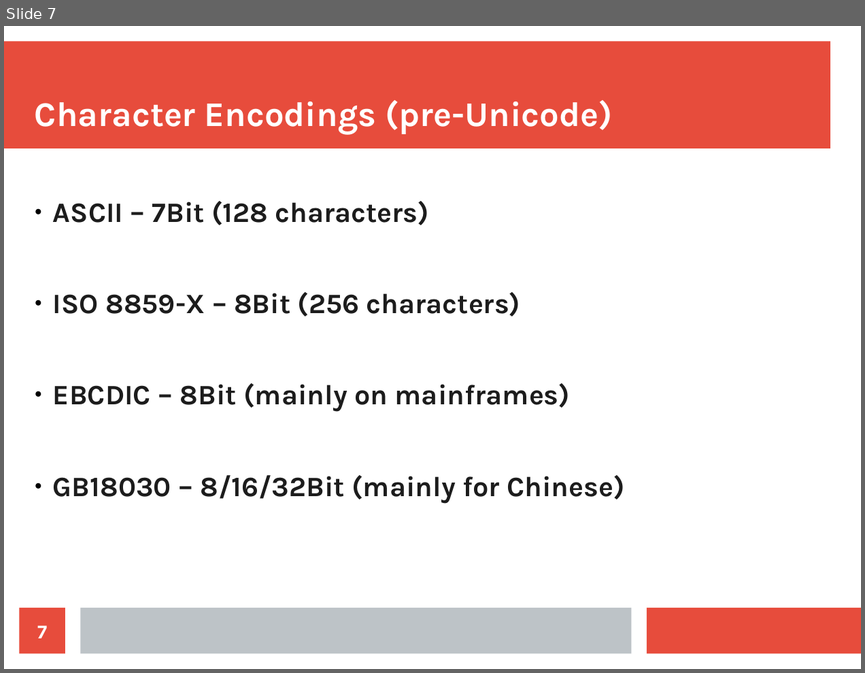
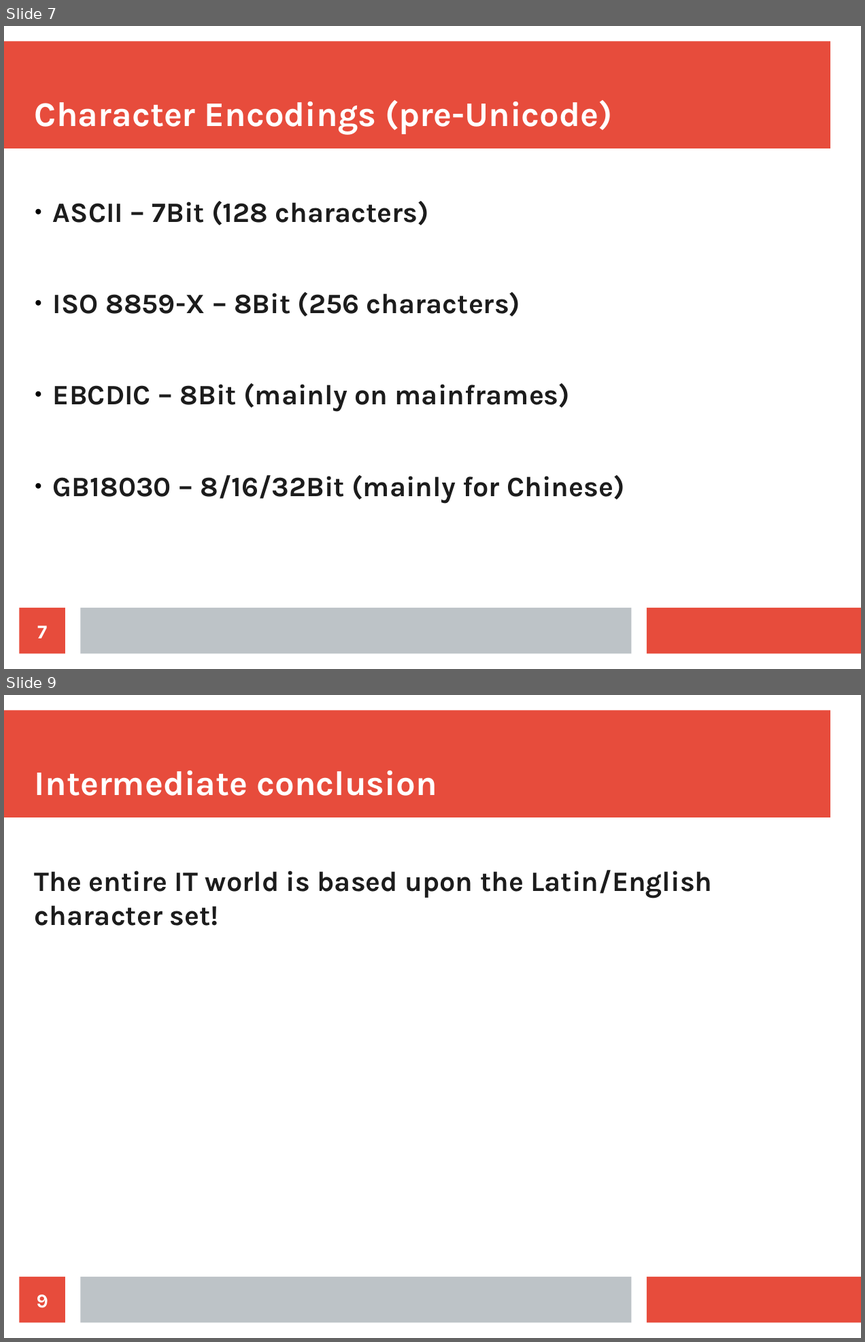
Before and after one commit to CPPUserGroups/Germany-Hamburg, a slide deck: unicode/slides.odp. Shown one above the other, each under a label of ours: slide 7 before the commit, slides 7 and 9 after it; the slides between them are not shown. The pictures are 865x673 and 865x1342 pixels, drawn with LibreOffice and Linux fonts; fonts in the diff are those of the drawing. Boxes give left, top, right and bottom in pixels: in the first picture for what was removed or moved away, otherwise in the second. Text is boxed around its words. In the diff, an @@ line names an element or a change of style, - is before the commit and + after.

```diff
--- a/unicode/slides.odp
+++ b/unicode/slides.odp
@@ slide 9 added at box(4, 695, 861, 1338), background #FFFFFF; not listed: 3 template elements that a slide beside it also shows @@
@@ title added at box(35, 770, 436, 796), 32 pt, text #FFFFFF, bold @@
+Intermediate conclusion
@@ text added at box(35, 870, 712, 926), 26 pt, text #1C1C1C, bold @@
+The entire IT world is based upon the Latin/English character set!
@@ page number added at box(20, 1276, 65, 1323), fill #E74C3C, 18 pt, text #FFFFFF, bold @@
+9
```
Also in this commit, not shown: 5 slides changed, 7 other slides added, 1 slide removed, 2 other files.
